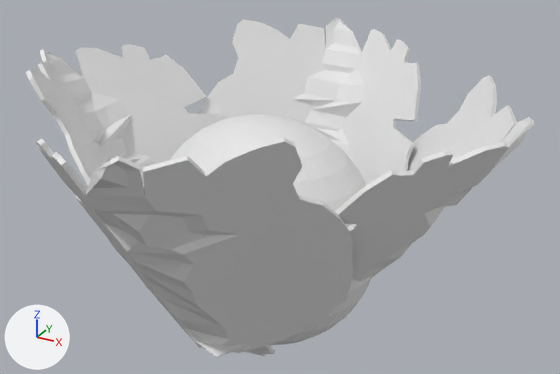
The Blender file Botanical Provision Mark-2/Assets/Models/Lettuce Growing.blend as it was, and as the next commit left it.
The view is the same before and after, from a 50 mm camera at (17.4, -37.9, 31.8) aimed at (-4.1, 1.2, 12.3). The lights are fixed; the arrows at lower left show +X, +Y and +Z.
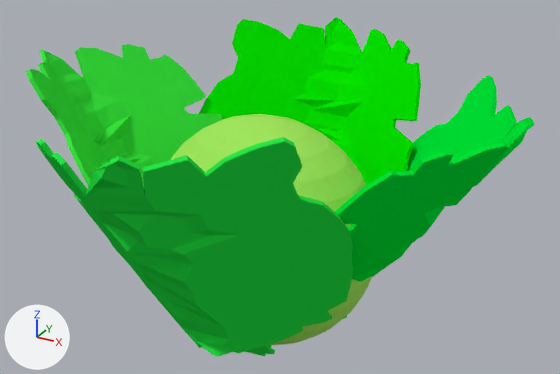
What differs and where, as boxes [x1, y1, x2, y2] in the pictures (560 x 374 px):
'Cube.001', recoloured (grey to green): [36, 137, 354, 357] in both
'Cube.002', recoloured (white to green): [199, 17, 421, 185] in both
'Cube.003', recoloured (grey to green): [26, 44, 223, 192] in both
'Cube', recoloured (grey to green): [335, 75, 535, 319] in both
'Sphere', recoloured (white to green): [170, 114, 372, 345] in both

Patch to the scene script:
```diff
--- a/Botanical Provision Mark-2/Assets/Models/Lettuce Growing.blend.py
+++ b/Botanical Provision Mark-2/Assets/Models/Lettuce Growing.blend.py
@@ mat_material_004 @@
+mat_material_004 = diffuse_material('Material.004')
+mat_material_004.base_color = (0.368, 0.8, 0.116)  # green #a3e760
@@ mat_material_002 @@
+mat_material_002 = diffuse_material('Material.002')
+mat_material_002.base_color = (0.0466, 0.8, 0.054)  # green #3de742
@@ mat_material_001 @@
+mat_material_001 = diffuse_material('Material.001')
+mat_material_001.base_color = (0.00246, 0.8, 0.0)  # green #08e700
@@ mat_material_003 @@
+mat_material_003 = diffuse_material('Material.003')
+mat_material_003.base_color = (0.0199, 0.8, 0.0613)  # green #27e746
@@ mat_material @@
+mat_material = diffuse_material('Material')
+mat_material.base_color = (0.0, 0.8, 0.0397)  # green #00e738
@@ me_cube_001 @@
 me_cube_001.from_pydata(...)  # 352 vertices, 350 faces; spans x -7.5..6.7, y -3.6..4.3, z -9.5..12.0
+me_cube_001.materials.append(mat_material)  # green #00e738
@@ me_cube_002 @@
 me_cube_002.from_pydata(...)  # 352 vertices, 350 faces; spans x -7.5..6.7, y -3.6..4.3, z -9.5..12.0
+me_cube_002.materials.append(mat_material_003)  # green #27e746
@@ me_cube_003 @@
 me_cube_003.from_pydata(...)  # 352 vertices, 350 faces; spans x -7.5..6.7, y -3.6..4.3, z -9.5..12.0
+me_cube_003.materials.append(mat_material_001)  # green #08e700
@@ me_cube_004 @@
 me_cube_004.from_pydata(...)  # 352 vertices, 350 faces; spans x -7.5..6.7, y -3.6..4.3, z -9.5..12.0
+me_cube_004.materials.append(mat_material_002)  # green #3de742
@@ me_sphere @@
 me_sphere.from_pydata(...)  # 482 vertices, 512 faces; spans x -5.13..5.13, y -4.05..4.05, z -6.13..6.13
+me_sphere.materials.append(mat_material_004)  # green #a3e760
```
